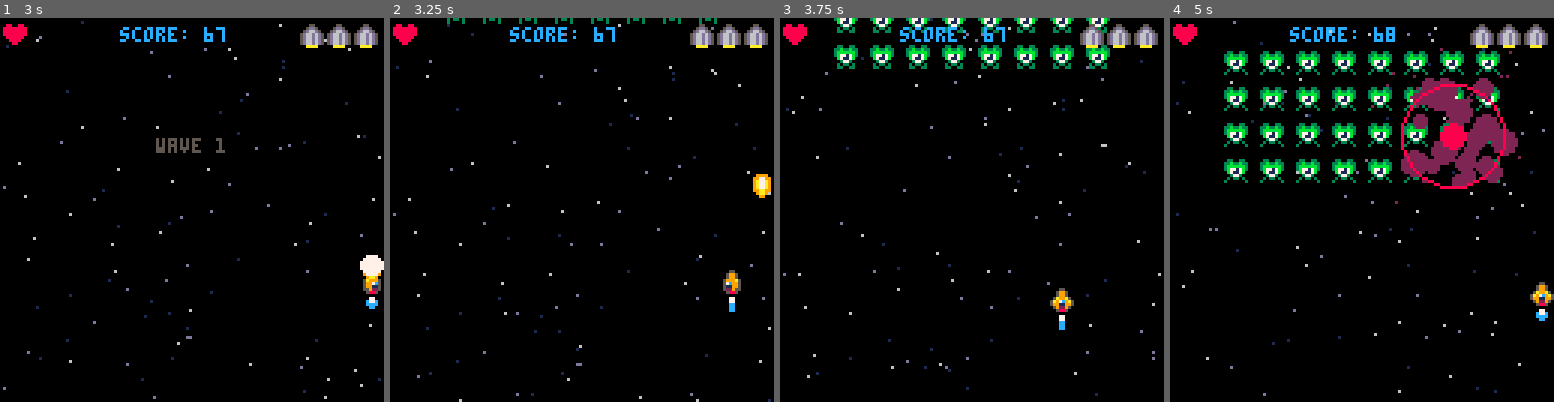
Above: before the commit, frames 1-4 (left to right).
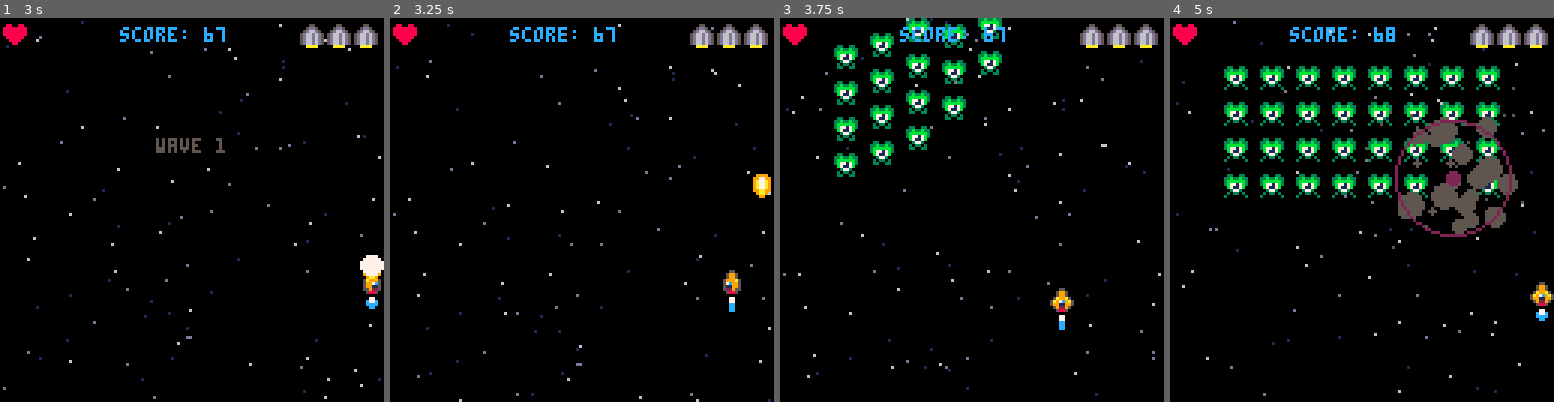
Above: after the commit, the same moments.

Repository: Varsonix/pico8_journey
Game: PICO-8 cartridge shmup.p8
Same seed, same stepped clock (60 frames per second), same inputs: the game is played once before the commit and once after it.
Inputs:
- Up to frame 1 (3 s): tap X (X key) at 0.33, 1.07, 1.85, 2.97 s; hold Right 1.6-2.1 s; hold Up 2.15-2.42 s; hold Right from 2.47 s (still down)
- Up to frame 2 (3.25 s): release Right at 3.03 s; hold Left from 3.08 s (still down)
- Up to frame 3 (3.75 s): release Left at 3.58 s; hold Down from 3.63 s (still down)
- Up to frame 4 (5 s): release Down at 3.97 s; hold Right 4.02-4.68 s; tap X (X key) at 4.08 s; hold Up from 4.73 s (still down)

Frame 1 is identical in both runs. In frame 2, 0.3% of the frame differs, in the area x 14-86%, y 0-2%; in frame 3, 6.5%; in frame 4, 19%, in the area x 14-93%, y 7-61%.

Commit message:
Updates to movement and sfx

Diff:
--- a/shmup.p8
+++ b/shmup.p8
@@ -6,14 +6,8 @@
 todo:
 -------------------
 - nicer screens
-
-- even more enemies
 - enemy behavior
-- where do enemies spawn?
 - enemy bullets
-
-- doggie zone:
-- more enemies - implement them
 
 ]]--
 
@@ -822,6 +816,7 @@
 -- waves and enemies
 
 function spawn_wave(wave)
+	sfx(28)
 	if wave == 1 then
 		place_enemies({
 			{0,1,1,1,1,1,1,1,1,0},
@@ -857,7 +852,7 @@
 	for y = 1, 4 do
 		for x = 1, 10 do
 			if en_array[y][x] != 0 then
-				spawn_enemy(en_array[y][x], (x * 12) - 6, 4 + y * 12)
+				spawn_enemy(en_array[y][x], (x * 12) - 6, 4 + y * 12, x*3)
 			end
 		end
 	end
@@ -880,13 +875,15 @@
 	end
 end
 
-function spawn_enemy(en_type, enx, eny)
+function spawn_enemy(en_type, enx, eny, enwait)
 	local	enemy = make_spr()
 	enemy.x = enx
 	enemy.y = eny - 64
 
 	enemy.posx = enx
 	enemy.posy = eny
+
+	enemy.wait = enwait
 
 	enemy.mission = "flyin"
 
@@ -921,15 +918,23 @@
 -- enemy behavior --
 
 function do_enemy(my_enemy)
+	if my_enemy.wait > 0 then
+		my_enemy.wait -= 1
+		return
+	end
 	if my_enemy.mission == "flyin" then
 	-- flying in
-		my_enemy.y += 1
-
-		if my_enemy.y >= my_enemy.posy then
+		my_enemy.y += (my_enemy.posy - my_enemy.y) / 7
+
+		-- x += (targetx-x)/n
+
+		if abs(my_enemy.y - my_enemy.posy) < 0.5 then
+			my_enemy.y = my_enemy.posy
 			my_enemy.mission = "protecc"
 		end
 	elseif my_enemy.mission == "protecc" then
 	-- staying put
+		--my_enemy.y += 10
 	elseif my_enemy.mission == "attacc" then
 	-- attacc
 	end
Not shown, changed: the sound effects (__sfx__) section of shmup.p8
